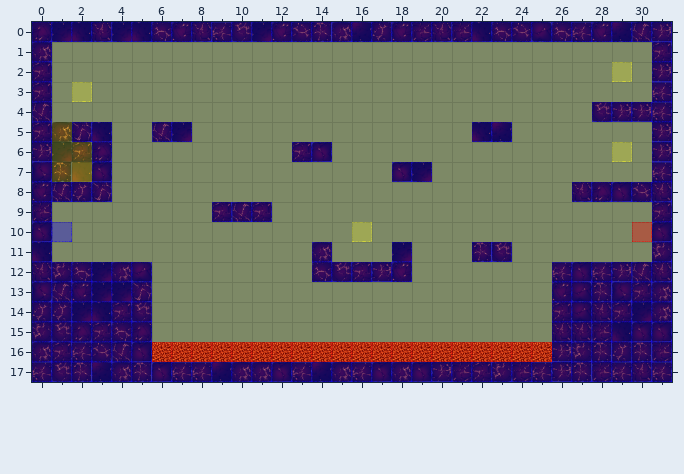
A Tiled map gets an edit: Spellington/src/res/map/mapDungeon6.tmx. Above, as it was before the edit.
Cells are 50x50 px. Shown: x 0..31, y 0..17.
The result:
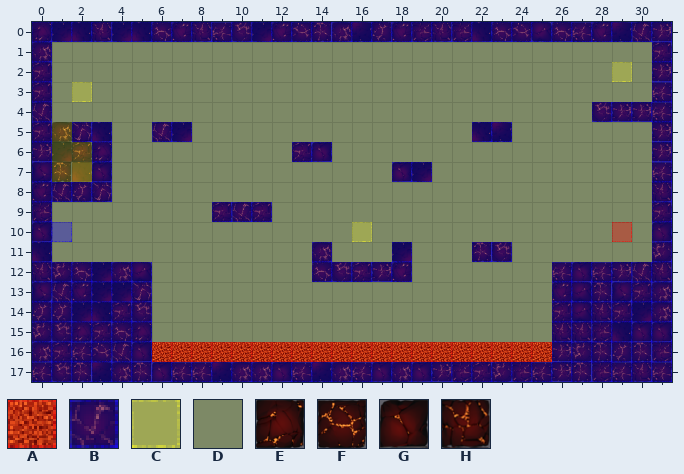
Key: from "collisionTile": A 0, B 3, C 4, D 11; from "dungeonTile.png": E 20, F 21, G 36, H 46.
_ is an empty cell.
See-through tiles are keyed as they look on the map.
Changes in this commit:
Layer "terrain":
y 8: x 27..30 HEGF -> ____
Layer "collision":
y 8: x 27..30 BBBB -> DDDD
Layer "event":
y 6: x 29 C -> _
y 10: x 29..30 _A -> A_
